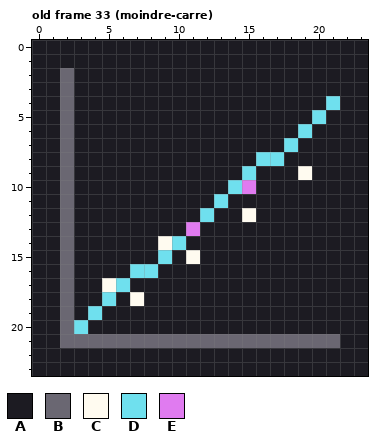
Pixel-art file: art/cards.aseprite. Above is the file before it was changed.
24x24 pixels, 39 frames. Shown: old frame 33 (moindre-carre). The commit also changed other frames, which this record leaves out.
Palette (. is transparent): A #1c1b22  B #6a6772  C #fffbf0  D #6fe0ee  E #e07bf0
Pixels before, old frame 33 (moindre-carre), first column x 0:
 0 AAAAAAAAAAAAAAAAAAAAAAAA
 1 AAAAAAAAAAAAAAAAAAAAAAAA
 2 AABAAAAAAAAAAAAAAAAAAAAA
 3 AABAAAAAAAAAAAAAAAAAAAAA
 4 AABAAAAAAAAAAAAAAAAAADAA
 5 AABAAAAAAAAAAAAAAAAADAAA
 6 AABAAAAAAAAAAAAAAAADAAAA
 7 AABAAAAAAAAAAAAAAADAAAAA
 8 AABAAAAAAAAAAAAADDAAAAAA
 9 AABAAAAAAAAAAAADAAACAAAA
10 AABAAAAAAAAAAADEAAAAAAAA
11 AABAAAAAAAAAADAAAAAAAAAA
12 AABAAAAAAAAADAACAAAAAAAA
13 AABAAAAAAAAEAAAAAAAAAAAA
14 AABAAAAAACDAAAAAAAAAAAAA
15 AABAAAAAADACAAAAAAAAAAAA
16 AABAAAADDAAAAAAAAAAAAAAA
17 AABAACDAAAAAAAAAAAAAAAAA
18 AABAADACAAAAAAAAAAAAAAAA
19 AABADAAAAAAAAAAAAAAAAAAA
20 AABDAAAAAAAAAAAAAAAAAAAA
21 AABBBBBBBBBBBBBBBBBBBBAA
22 AAAAAAAAAAAAAAAAAAAAAAAA
23 AAAAAAAAAAAAAAAAAAAAAAAA
The result:
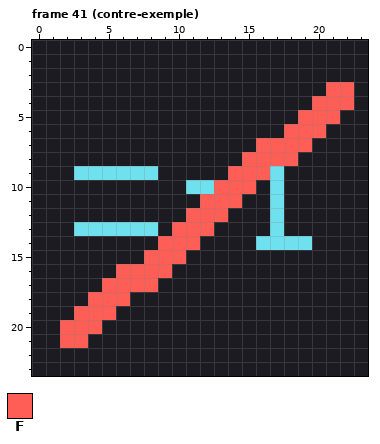
Colours new in this view: F #ff5e57
A new or re-ordered frame is compared with the old frame closest to it.
The edit:
frames 39 -> 44
Frame 41 (contre-exemple) is new; against old frame 33 (moindre-carre):
y 2: x 2 B -> A
y 3: x 2 B -> A; x 21..22 AA -> FF
y 4: x 2 B -> A; x 20..22 ADA -> FFF
y 5: x 2 B -> A; x 19..21 ADA -> FFF
y 6: x 2 B -> A; x 18..20 ADA -> FFF
y 7: x 2 B -> A; x 16..19 AADA -> FFFF
y 8: x 2 B -> A; x 15..18 ADDA -> FFFF
y 9: x 2..8 BAAAAAA -> ADDDDDD; x 14..17 ADAA -> FFFD; x 19 C -> A
y 10: x 2 B -> A; x 11..15 AAADE -> DDFFF; x 17 A -> D
y 11: x 2 B -> A; x 12..14 ADA -> FFF; x 17 A -> D
y 12: x 2 B -> A; x 11..13 ADA -> FFF; x 15 C -> A; x 17 A -> D
y 13: x 2..8 BAAAAAA -> ADDDDDD; x 10..12 AEA -> FFF; x 17 A -> D
y 14: x 2 B -> A; x 9..11 CDA -> FFF; x 16..19 AAAA -> DDDD
y 15: x 2 B -> A; x 8..11 ADAC -> FFFA
y 16: x 2 B -> A; x 6..9 ADDA -> FFFF
y 17: x 2 B -> A; x 5..8 CDAA -> FFFF
y 18: x 2 B -> A; x 4..7 ADAC -> FFFA
y 19: x 2..5 BADA -> AFFF
y 20: x 2..4 BDA -> FFF
y 21: x 2..21 BBBBBBBBBBBBBBBBBBBB -> FFAAAAAAAAAAAAAAAAAA
Changed places in both pictures, as pixel boxes (x1, y1, x2, y2):
changed: (60, 68, 354, 348)
